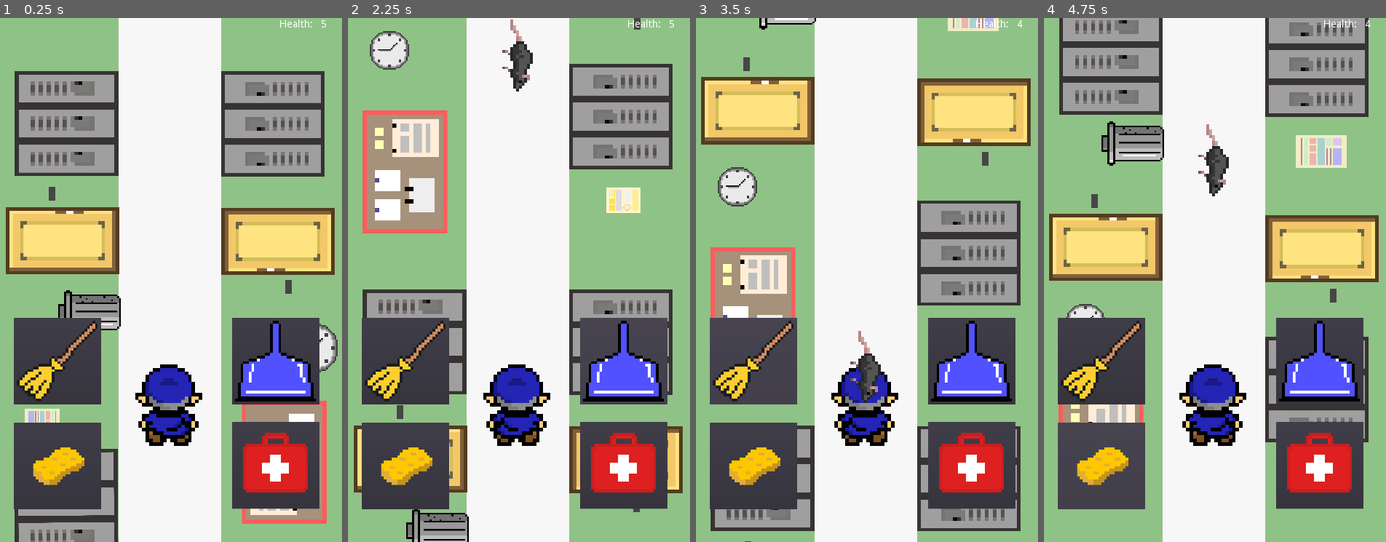
Above: before the commit, frames 1-4 (left to right).
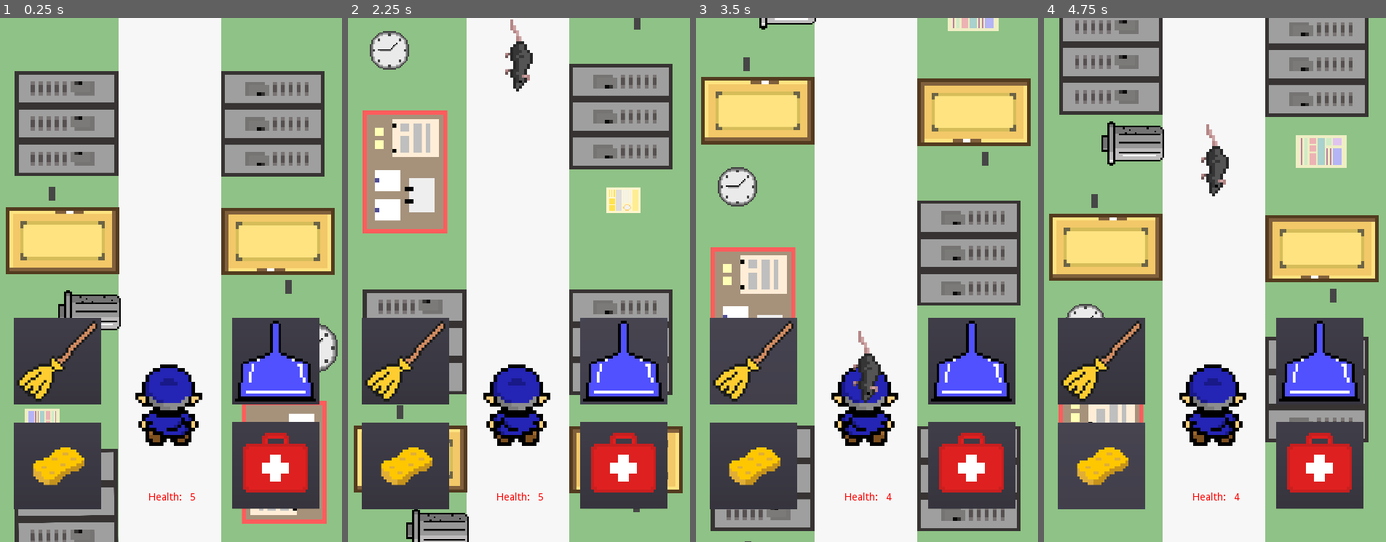
Above: after the commit, the same moments.

Repository: TheBroham7/Project-Sweep
Game: Godot game, scene res://scenes/main.tscn
Two runs of this game, one before a commit and one after it. Both use one fixed random seed, a clock stepped at 60 frames per second and the inputs below. The project has no main scene, so this scene is started directly.
Inputs (mouse positions are in pixels of both pictures, inside the frame that each line leads up to):
- Up to frame 1 (0.25 s): no input
- Up to frame 2 (2.25 s): click "3" at 0.5 s; click "3" at 1.25 s; click (625, 358) at 2 s
- Up to frame 3 (3.5 s): click (754, 358) at 2.75 s
- Up to frame 4 (4.75 s): click "3" at 3.5 s; click "3" at 4.25 s

The runs differ from the first frame. In frame 1, 0.1% of the frame differs, in the area x 43-96%, y 0-93%; in frame 2, 0.2%; in frame 3, 0.2%; in frame 4, 0.2%.

Commit message:
general-fixes
fixed bug where the game wouldn't end and rats would keep spawning, added red coloring to the health count, fixed formatting in code and created signals for game over

Diff:
--- a/scenes/HUD.tscn
+++ b/scenes/HUD.tscn
@@ -5,14 +5,17 @@
 [node name="HUD" type="CanvasLayer"]
 script = ExtResource( 3 )
 
-[node name="HealthLabel" type="Label" parent="."]
+[node name="HealthBar" type="Position2D" parent="."]
+position = Vector2( -180, 650 )
+
+[node name="HealthLabel" type="Label" parent="HealthBar"]
 margin_left = 389.0
 margin_top = 2.0
 margin_right = 477.0
 margin_bottom = 16.0
 text = "Health: "
 
-[node name="HealthNumber" type="Label" parent="."]
+[node name="HealthNumber" type="Label" parent="HealthBar"]
 margin_left = 446.0
 margin_top = 2.0
 margin_right = 534.0
--- a/scenes/Rat.tscn
+++ b/scenes/Rat.tscn
@@ -26,7 +26,6 @@
 scale = Vector2( 0.1, 0.1 )
 frames = SubResource( 1 )
 animation = "walk"
-frame = 1
 playing = true
 
 [node name="CollisionShape2D" type="CollisionShape2D" parent="."]
--- a/scenes/main.tscn
+++ b/scenes/main.tscn
@@ -31,8 +31,8 @@
 position = Vector2( 238, -40 )
 
 [connection signal="body_entered" from="Player" to="Player" method="_on_Player_body_entered"]
-[connection signal="dead" from="Player" to="Player" method="_on_Player_dead"]
-[connection signal="strike" from="Player" to="." method="_on_Player_strike"]
+[connection signal="game_over" from="Player" to="." method="_on_Player_game_over"]
+[connection signal="game_over" from="Player" to="SchoolBackground" method="_on_Player_game_over"]
 [connection signal="update_health" from="Player" to="HUD" method="_on_Player_update_health"]
 [connection signal="timeout" from="MobTimer" to="." method="_on_MobTimer_timeout"]
 [connection signal="block" from="weapon_buttons" to="Player" method="_on_weapon_buttons_block"]
--- a/scenes/player.tscn
+++ b/scenes/player.tscn
@@ -12,6 +12,7 @@
 [ext_resource path="res://assets/janitor/janitor_swing_3.png" type="Texture" id=10]
 [ext_resource path="res://assets/music/weapon_swing.wav" type="AudioStream" id=11]
 [ext_resource path="res://assets/music/weapon_block.wav" type="AudioStream" id=12]
+[ext_resource path="res://assets/music/gameover.wav" type="AudioStream" id=13]
 
 [sub_resource type="SpriteFrames" id=1]
 animations = [ {
@@ -64,4 +65,8 @@
 [node name="Block" type="AudioStreamPlayer" parent="."]
 stream = ExtResource( 12 )
 
+[node name="GameOver" type="AudioStreamPlayer" parent="."]
+stream = ExtResource( 13 )
+
+[connection signal="dead" from="." to="." method="_on_Player_dead"]
 [connection signal="timeout" from="AnimationTimer" to="." method="_on_AnimationTimer_timeout"]
--- a/scripts/HUD.gd
+++ b/scripts/HUD.gd
@@ -1,6 +1,9 @@
 extends CanvasLayer
 
+func _ready():
+	$HealthBar/HealthLabel.add_color_override("font_color", Color.red)
+	$HealthBar/HealthNumber.add_color_override("font_color", Color.red)
 
 
 func _on_Player_update_health(health):
-	$HealthNumber.text = str(health)
+	$HealthBar/HealthNumber.text = str(health)
--- a/scripts/SchoolBackground.gd
+++ b/scripts/SchoolBackground.gd
@@ -9,3 +9,7 @@
 
 func _process(delta):
 	scroll_offset.y += scrolling_speed * delta
+
+func _on_Player_game_over():
+	scrolling_speed = 0
+	$Music.stop()
--- a/scripts/main.gd
+++ b/scripts/main.gd
@@ -10,3 +10,6 @@
 	var newRat= rat.instance()
 	newRat.position = $MobSpawnPoint.position
 	add_child(newRat)
+
+func _on_Player_game_over():
+	$MobTimer.stop()
--- a/scripts/player.gd
+++ b/scripts/player.gd
@@ -3,7 +3,7 @@
 signal strike
 signal dead
 signal update_health
-
+signal game_over
 
 var player_health = 5
 var screen_size
@@ -24,7 +24,7 @@
 	if current_action == 'walk':
 		player_health -= 1
 		emit_signal("update_health", player_health)
-		if player_health == 0:
+		if player_health <= 0:
 			emit_signal("dead")
 	elif current_action == "swing":
 		body.queue_free()
@@ -60,3 +60,5 @@
 
 func _on_Player_dead():
 	hide()
+	emit_signal("game_over")
+	$GameOver.play()
Not shown: 1 places in scenes/player.tscn that only renumber resources
